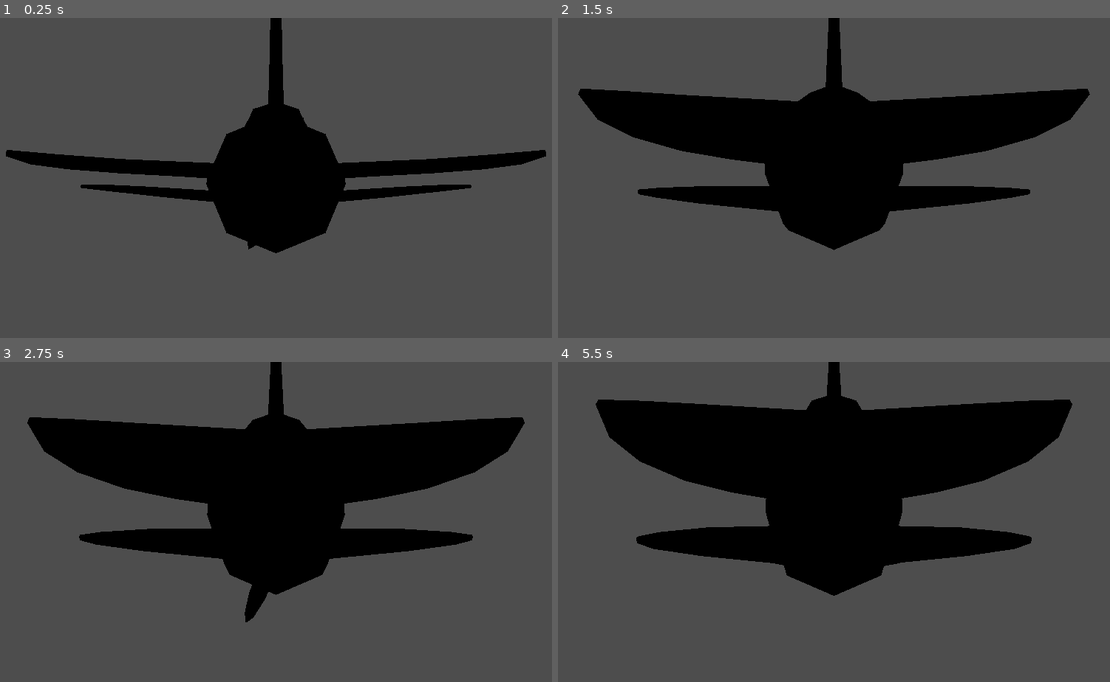
Above: before the commit, frames 1-4 (two rows, left to right).
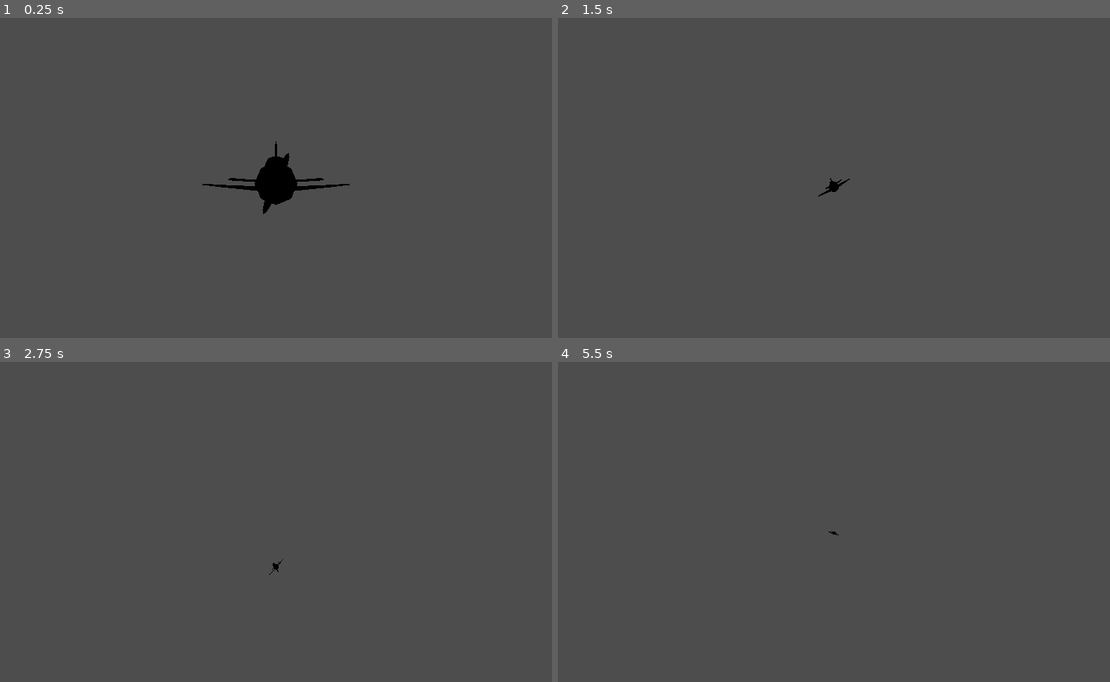
Above: after the commit, the same moments.

Repository: cxj5287/render-rush-dart-315
Game: Godot game, scene res://test.tscn
Same seed, same stepped clock (60 frames per second), same inputs: the game is played once before the commit and once after it.
Inputs:
- Up to frame 1 (0.25 s): no input
- Up to frame 2 (1.5 s): hold Right (roll_right) 0.53-1.28 s; hold Down (pitch_down) from 1.28 s (still down)
- Up to frame 3 (2.75 s): release Down (pitch_down) at 2.03 s; hold Right (roll_right) from 2.03 s (still down)
- Up to frame 4 (5.5 s): release Right (roll_right) at 2.78 s; hold Up (pitch_up) 2.78-3.53 s; hold Left (roll_left) 3.53-5.03 s; hold Down (pitch_down) from 5.03 s (still down)

The runs differ from the first frame. In frame 1, 12% of the frame differs, in the area x 1-99%, y 0-74%; in frame 2, 24%; in frame 3, 27%; in frame 4, 31%, in the area x 6-94%, y 0-74%.

Commit message:
plane section completed

Diff:
--- a/plane.gd
+++ b/plane.gd
@@ -4,10 +4,15 @@
 @export var level_speed = 4.0
 var roll_input = 0
 var pitch_input = 0
+@export var forward_speed = 25
+var max_altitude = 20
 
 func get_input(delta):
 	pitch_input = Input.get_axis("pitch_down", "pitch_up")
 	roll_input = Input.get_axis("roll_left", "roll_right")
+	if position.y >= max_altitude and pitch_input > 0:
+		position.y = max_altitude
+		pitch_input = 0
 
 func _physics_process(delta):
 	get_input(delta)
@@ -15,3 +20,7 @@
 		pitch_speed * delta)
 	rotation.x = clamp(rotation.x, deg_to_rad(-45),
 		deg_to_rad(45))
+	rotation.z = lerpf(rotation.z, roll_input, roll_speed * delta)
+	velocity = -transform.basis.z * forward_speed
+	rotation.z / deg_to_rad(45) * forward_speed / 2.0
+	move_and_slide()
